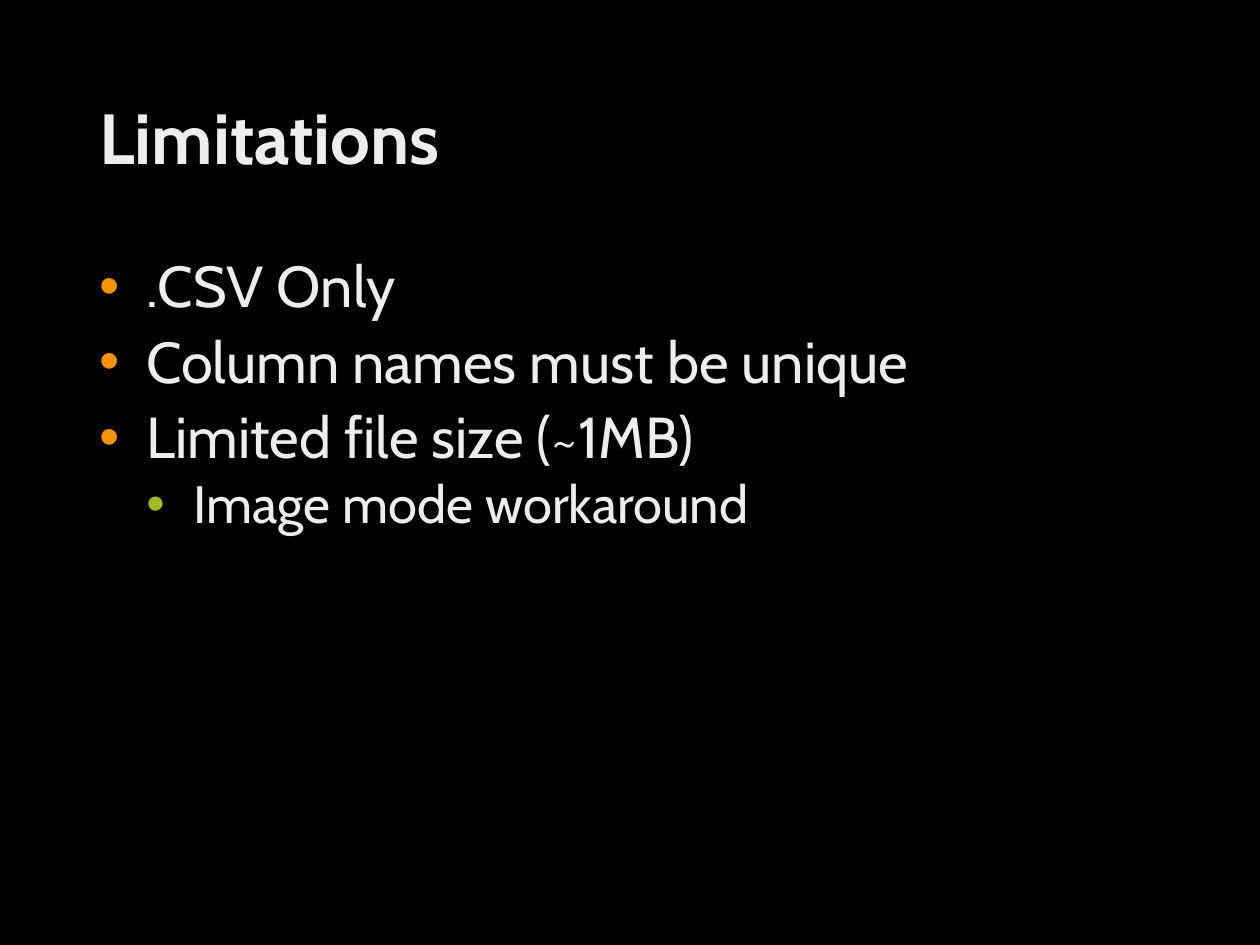
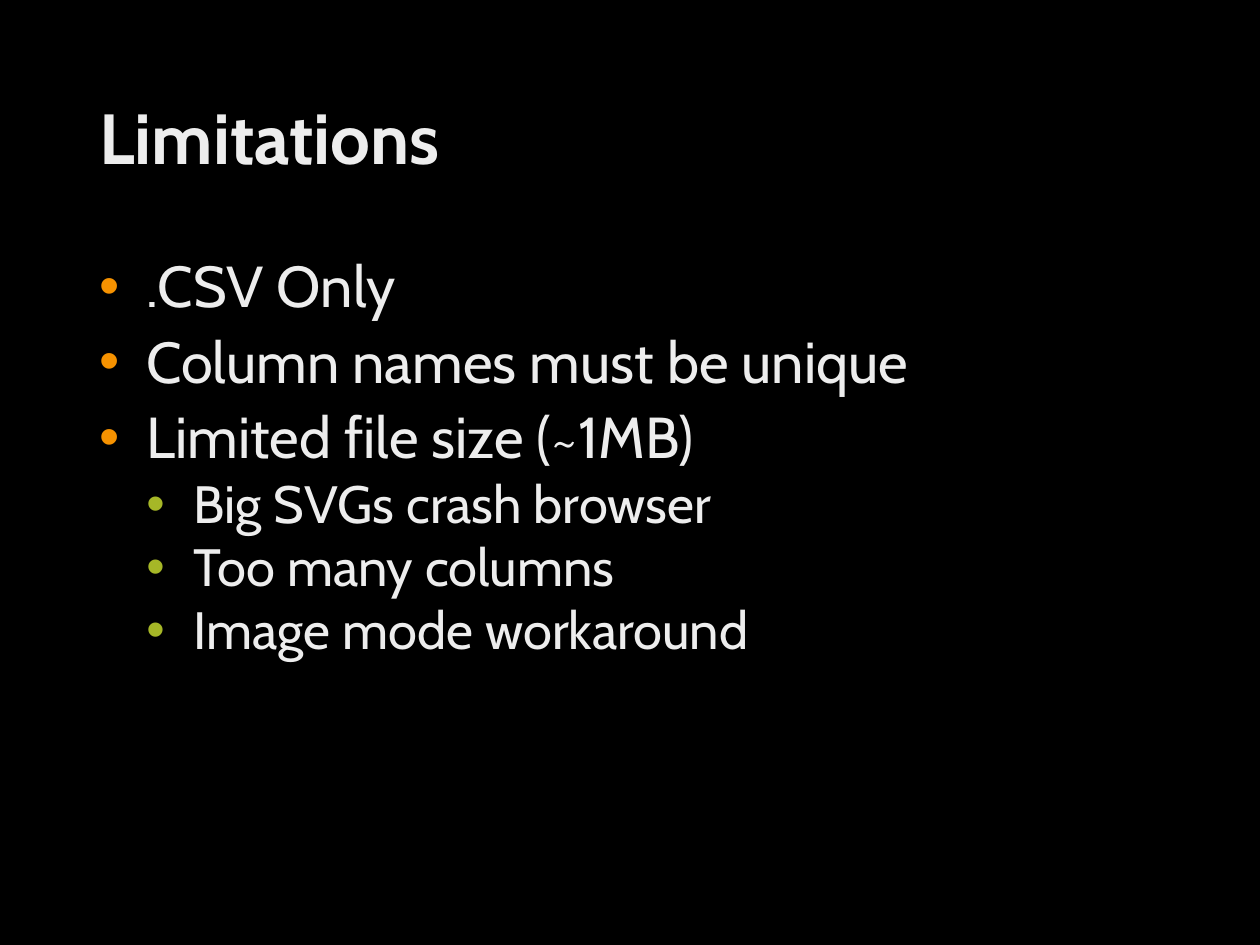
Before and after one commit to jannah/MetaReader, a slide deck: slide 10 of MetaReader.pptx (slide 11 before the commit). Drawn at 1260x945 pixels with LibreOffice and Linux fonts; fonts in the diff are those of the drawing; background and template pictures are left out. Boxes give left, top, right and bottom in pixels: in the first picture for what was removed or moved away, otherwise in the second. Text is boxed around its words. In the diff, an @@ line names an element or a change of style, - is before the commit and + after.

```diff
--- a/MetaReader.pptx
+++ b/MetaReader.pptx
@@ text at (x1=194, y1=483, x2=711, y2=598): paragraphs added @@
+  • Big SVGs crash browser
+  • Too many columns
```
Also in this commit, not shown: 2 other slides changed, 4 other files.
